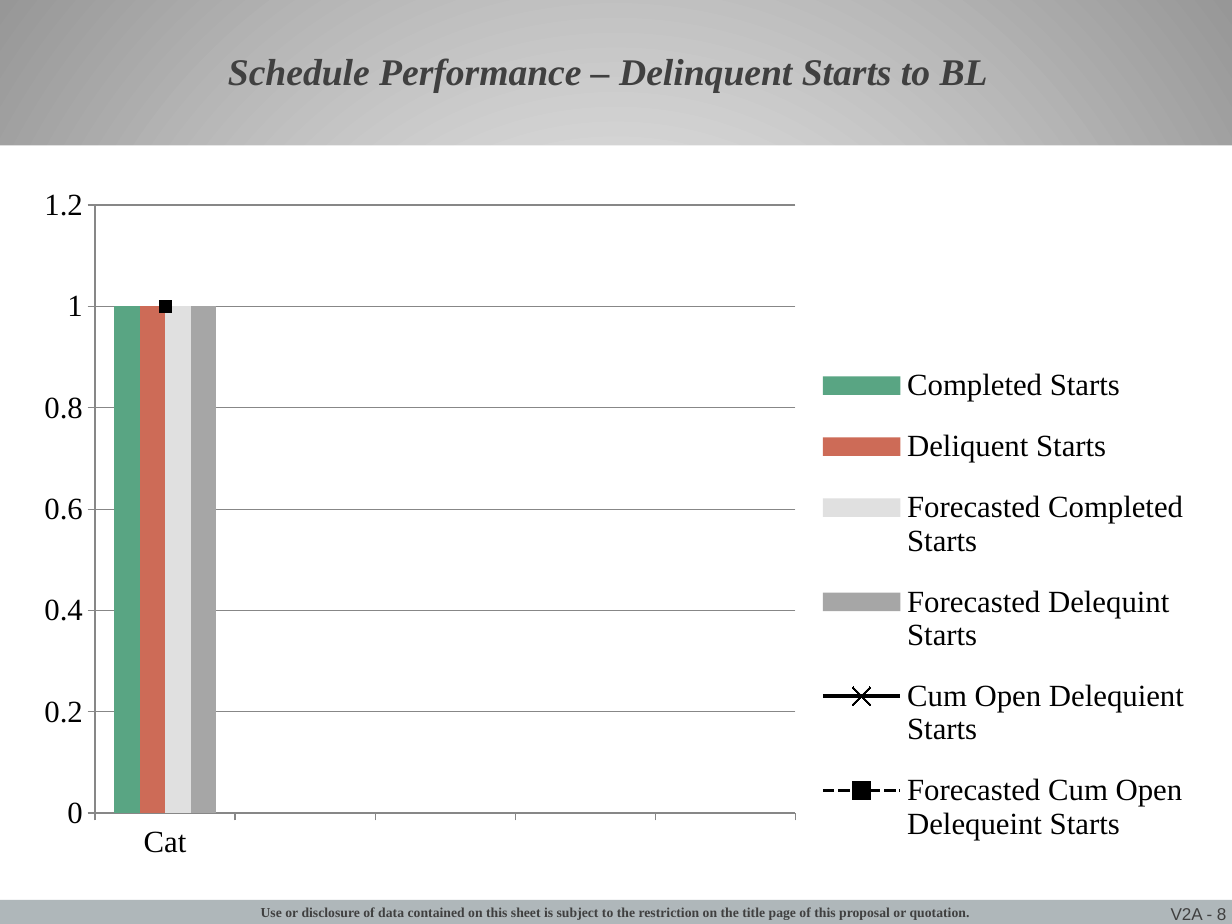
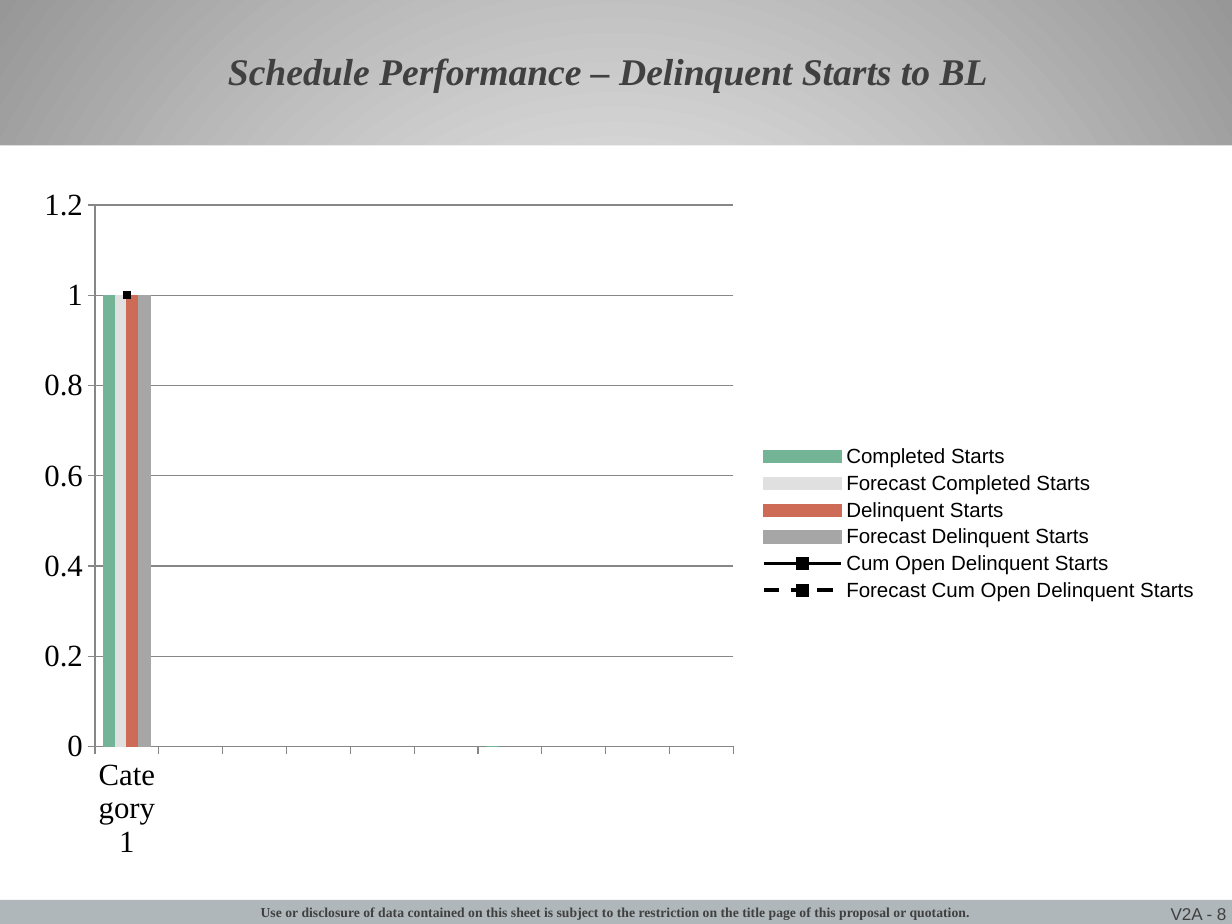
Before and after one commit to jgoodso2/PMMP, a slide deck: slide 8 of PMMPresentation/Modules/Templates/PMM Template.pptx. Drawn at 1232x924 pixels with LibreOffice and Linux fonts; fonts in the diff are those of the drawing; background and template pictures are left out. Boxes give left, top, right and bottom in pixels: in the first picture for what was removed or moved away, otherwise in the second. Text is boxed around its words. In the diff, an @@ line names an element or a change of style, - is before the commit and + after.

```diff
--- a/PMMPresentation/Modules/Templates/PMM Template.pptx
+++ b/PMMPresentation/Modules/Templates/PMM Template.pptx
@@ column chart at bbox=[21, 175, 1212, 873] @@
-categories: Cat
+categories: Category 1
-Completed Starts: 1, -, -, -, -
+Completed Starts: 1, -, -, -, -, -, 0, -, -, -
@@ colour of Completed Starts #59A583 to #73B496 @@
-Deliquent Starts: 1, -, -, -, -
+Forecast Completed Starts: 1, -, -, -, -, -, -, -, -, -
@@ colour of Forecast Completed Starts #CD6B57 to #E0E0E0 @@
-Forecasted Completed Starts: 1, -, -, -, -
+Delinquent Starts: 1, -, -, -, -, -, -, -, -, -
@@ colour of Delinquent Starts #E0E0E0 to #CD6B57 @@
-Forecasted Delequint Starts: 1, -, -, -, -
+Forecast Delinquent Starts: 1, -, -, -, -, -, -, -, -, -
-Cum Open Delequient Starts: 1, -, -, -, -
+Cum Open Delinquent Starts: 1, -, -, -, -, -, -, -, -, -
-Forecasted Cum Open Delequeint Starts: 1, -, -, -, -
+Forecast Cum Open Delinquent Starts: 1, -, -, -, -, -, -, -, -, -
@@ legend changed @@
@@ category axis changed @@
@@ value axis changed @@
@@ bar spacing changed @@
```
Also in this commit, not shown: 7 other slides changed, 41 other files.
